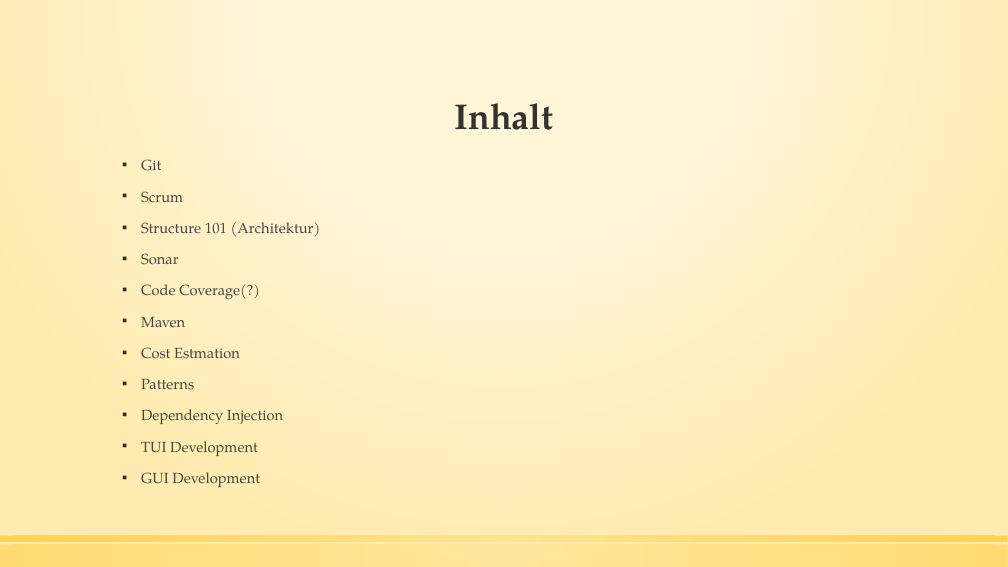
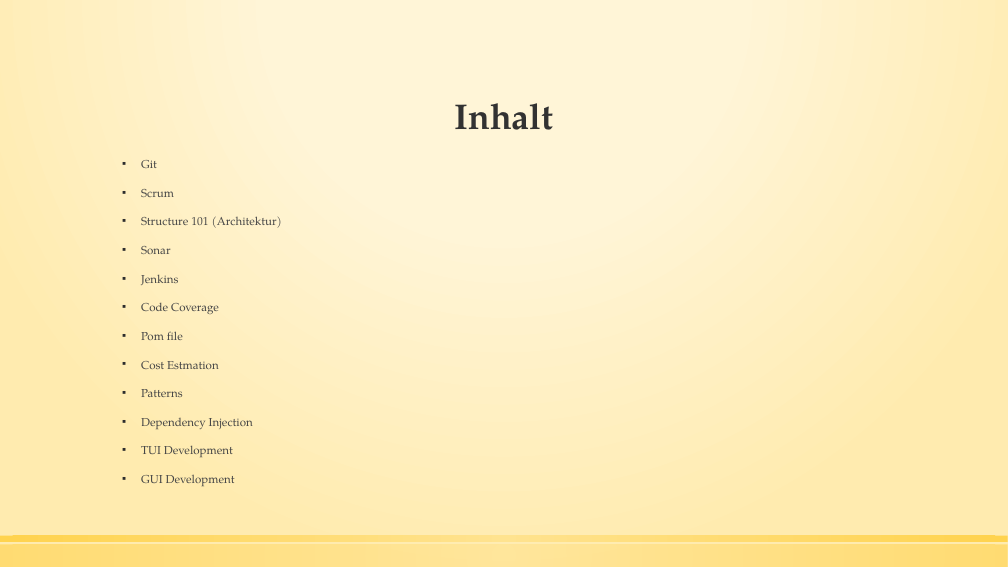
Before and after one commit to olglapid/DiceWars_Develop, a slide deck: slide 2 of DiceWars Präsentation.pptx. Drawn at 1008x567 pixels with LibreOffice and Linux fonts; fonts in the diff are those of the drawing. Boxes give left, top, right and bottom in pixels: in the first picture for what was removed or moved away, otherwise in the second. Text is boxed around its words. In the diff, an @@ line names an element or a change of style, - is before the commit and + after.

Commit message:
scrum, jenkins

```diff
--- a/DiceWars Präsentation.pptx
+++ b/DiceWars Präsentation.pptx
@@ text at [141,160,282,487]: size 14 to 11 pt in "Git", "Scrum", "Structure 101 (Architektur)", "Sonar" and 5 more places @@
@@ text at [141,274,219,340]: text changed; size 14 to 11 pt @@
-▪ Code Coverage(?)
-▪ Maven
+▪ Jenkins
+▪ Code Coverage
+▪ Pom file
```
Also in this commit, not shown: 1 other slide changed, 2 slides added.
